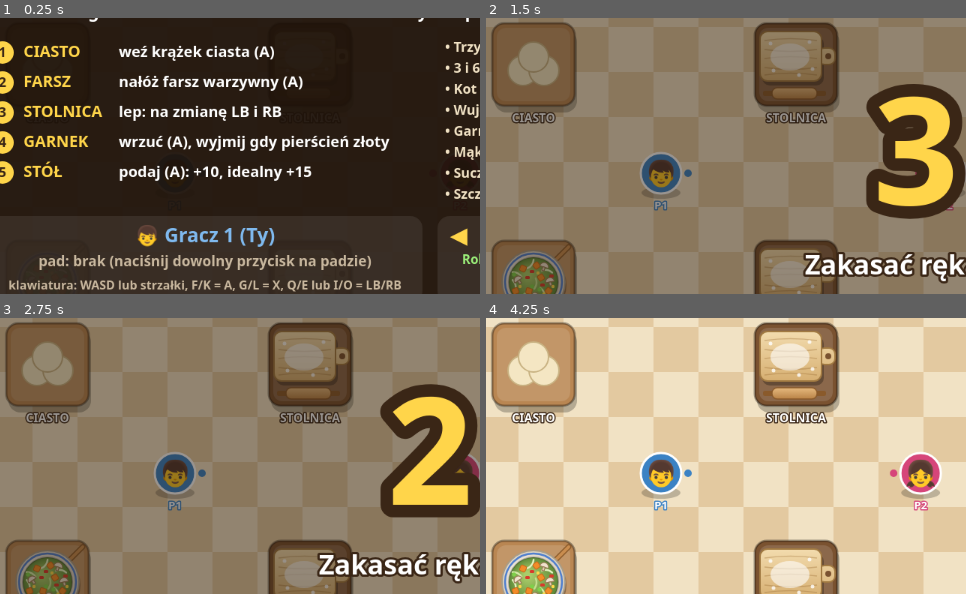
Above: before the commit, frames 1-4 (two rows, left to right).
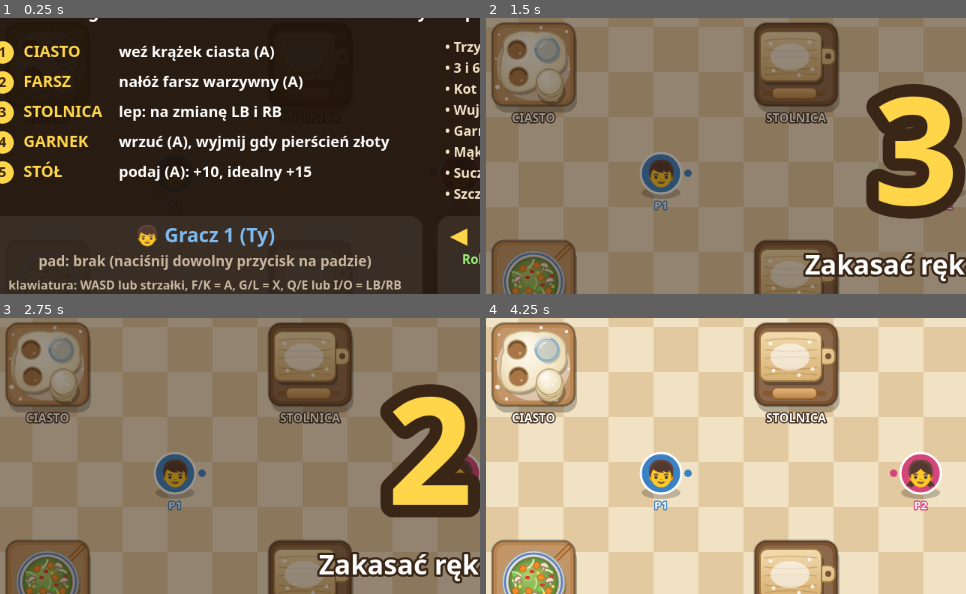
Above: after the commit, the same moments.

Repository: jab-jab-coder/game02
Game: browser game, page index.html
The game is run twice, just before and just after one commit, with the same random seed, the same clock (stepped at 60 frames per second) and the same inputs.
Inputs (mouse positions are % of the whole screen's width and height, from its top left):
- Up to frame 1 (0.25 s): no input
- Up to frame 2 (1.5 s): click (62, 89) at 0.27 s; type "Alex" at 0.27 s; click "▶" at 0.52 s; hold Right from 1.03 s (still down); tap F at 1.1 s
- Up to frame 3 (2.75 s): release Right at 1.53 s; hold Down 1.58-1.85 s; tap F at 1.6, 2.1, 2.6 s; hold Left 1.9-2.47 s; hold Up from 2.52 s (still down)
- Up to frame 4 (4.25 s): release Up at 2.82 s; hold Right 2.87-3.53 s; tap F at 3.1, 3.6, 4.1 s; hold Up 3.58-3.82 s; hold Left from 3.87 s (still down)
The pictures show only the part of the screen within x 5-55%, y 24-74%; the shares and areas given below are measured in that part.

The runs differ from the first frame. In frame 2, 2.1% of the frame differs, in the area x 1-18%, y 2-32%; in frame 3, 2.1%; in frame 4, 3.0%.

Commit message:
Redraw the dough station
Rolled-out sheet with cut-out holes, a glass cutter and a stack of
discs on a floured counter, matching the detail of the other stations.

Co-Authored-By: Claude Fable 5.2 <noreply@anthropic.com>

Diff:
--- a/index.html
+++ b/index.html
@@ -1588,12 +1588,7 @@
 
 function drawStations() {
   const t = S.t;
-  // ciasto
-  drawCounter(ST.dough, '#b98652');
-  ctx.fillStyle = '#f4e6c3'; ctx.strokeStyle = '#c9b383'; ctx.lineWidth = 2;
-  [[-14, 8], [14, 8], [0, -10]].forEach(([dx, dy]) => {
-    ctx.beginPath(); ctx.arc(ST.dough.x + dx, ST.dough.y + dy, 20, 0, Math.PI * 2); ctx.fill(); ctx.stroke();
-  });
+  drawDough();
   drawFarsz();
   for (const b of S.boards) drawBoard(b);
   drawPot();
@@ -1621,6 +1616,69 @@
     ctx.globalAlpha = 1;
   }
   txt('SZCZOTKI', RACK.x, y0 + 90, 16, '#fff', 'center', '#3a2616');
+}
+
+// stanowisko z ciastem: rozwałkowany płat z dziurami po wykrojonych krążkach, szklanka do wykrawania i stosik gotowych krążków
+function drawDough() {
+  const x = ST.dough.x, y = ST.dough.y;
+  drawCounter(ST.dough, '#b98652');
+  // mąka rozsypana na blacie
+  ctx.fillStyle = 'rgba(255,255,255,0.45)';
+  ctx.beginPath(); ctx.ellipse(x, y + 2, 49, 46, 0, 0, Math.PI * 2); ctx.fill();
+  ctx.fillStyle = 'rgba(255,255,255,0.8)';
+  [[-46, -40], [44, -44], [-48, 30], [47, 6], [-36, 46], [30, 47], [-50, -8], [10, -49]].forEach(([dx, dy], i) => {
+    ctx.beginPath(); ctx.arc(x + dx, y + dy, 1.6 + (i % 3) * 0.7, 0, Math.PI * 2); ctx.fill();
+  });
+  // płat ciasta o nierównym brzegu
+  const sheet = () => {
+    ctx.beginPath();
+    ctx.moveTo(x - 40, y - 22);
+    ctx.bezierCurveTo(x - 44, y - 44, x - 14, y - 47, x + 4, y - 43);
+    ctx.bezierCurveTo(x + 24, y - 47, x + 46, y - 38, x + 43, y - 14);
+    ctx.bezierCurveTo(x + 47, y + 4, x + 34, y + 12, x + 22, y + 16);
+    ctx.bezierCurveTo(x + 6, y + 26, x - 6, y + 40, x - 26, y + 36);
+    ctx.bezierCurveTo(x - 46, y + 34, x - 46, y + 10, x - 43, y - 4);
+    ctx.bezierCurveTo(x - 45, y - 12, x - 38, y - 16, x - 40, y - 22);
+    ctx.closePath();
+  };
+  ctx.save(); ctx.translate(2, 4); ctx.fillStyle = 'rgba(0,0,0,0.25)'; sheet(); ctx.fill(); ctx.restore();
+  const sg = ctx.createRadialGradient(x - 16, y - 22, 6, x, y - 4, 58);
+  sg.addColorStop(0, '#fffaf0'); sg.addColorStop(0.6, '#f3e6c6'); sg.addColorStop(1, '#e2cd9e');
+  ctx.fillStyle = sg; sheet(); ctx.fill();
+  ctx.strokeStyle = '#c5b185'; ctx.lineWidth = 2; ctx.stroke();
+  // dziury po wykrojonych krążkach: widać blat, górna krawędź rzuca cień
+  [[-22, -20], [-20, 16]].forEach(([dx, dy]) => {
+    ctx.fillStyle = '#a87646'; ctx.beginPath(); ctx.arc(x + dx, y + dy, 13, 0, Math.PI * 2); ctx.fill();
+    ctx.strokeStyle = '#c5b185'; ctx.lineWidth = 1.5; ctx.stroke();
+    ctx.strokeStyle = 'rgba(0,0,0,0.3)'; ctx.lineWidth = 3;
+    ctx.beginPath(); ctx.arc(x + dx, y + dy + 1, 11, Math.PI * 1.1, Math.PI * 1.9); ctx.stroke();
+    ctx.fillStyle = 'rgba(255,255,255,0.55)';
+    ctx.beginPath(); ctx.arc(x + dx + 4, y + dy + 5, 1.6, 0, Math.PI * 2); ctx.fill();
+  });
+  // szklanka wciśnięta w ciasto (widok z góry: szklany rant z odblaskiem)
+  const gx = x + 18, gy = y - 20;
+  ctx.fillStyle = 'rgba(0,0,0,0.16)'; ctx.beginPath(); ctx.arc(gx + 2, gy + 3, 16, 0, Math.PI * 2); ctx.fill();
+  ctx.fillStyle = 'rgba(190,225,240,0.28)'; ctx.beginPath(); ctx.arc(gx, gy, 15, 0, Math.PI * 2); ctx.fill();
+  ctx.strokeStyle = '#8fb3c6'; ctx.lineWidth = 3.5; ctx.beginPath(); ctx.arc(gx, gy, 15, 0, Math.PI * 2); ctx.stroke();
+  ctx.strokeStyle = '#eaf6fb'; ctx.lineWidth = 1.5; ctx.beginPath(); ctx.arc(gx, gy, 15.5, Math.PI * 1.05, Math.PI * 1.6); ctx.stroke();
+  ctx.strokeStyle = 'rgba(255,255,255,0.7)'; ctx.lineWidth = 2; ctx.lineCap = 'round';
+  ctx.beginPath(); ctx.arc(gx, gy, 9, Math.PI * 1.1, Math.PI * 1.45); ctx.stroke();
+  ctx.lineCap = 'butt';
+  // stosik wykrojonych krążków: każdy kolejny lekko przesunięty, żeby było widać grubość
+  [[22, 32], [20, 29], [23, 26], [21, 23]].forEach(([dx, dy], i, arr) => {
+    const cx = x + dx, cy = y + dy;
+    if (i === 0) { ctx.fillStyle = 'rgba(0,0,0,0.28)'; ctx.beginPath(); ctx.ellipse(cx + 2, cy + 5, 19, 17, 0, 0, Math.PI * 2); ctx.fill(); }
+    const dg = ctx.createRadialGradient(cx - 6, cy - 6, 2, cx, cy, 18);
+    dg.addColorStop(0, '#fffaf0'); dg.addColorStop(1, i === arr.length - 1 ? '#ecdcb4' : '#dcc898');
+    ctx.fillStyle = dg; ctx.strokeStyle = '#b9a372'; ctx.lineWidth = 1.5;
+    ctx.beginPath(); ctx.arc(cx, cy, 17, 0, Math.PI * 2); ctx.fill(); ctx.stroke();
+  });
+  // odblask i odrobina mąki na wierzchnim krążku
+  ctx.strokeStyle = 'rgba(255,255,255,0.8)'; ctx.lineWidth = 2; ctx.lineCap = 'round';
+  ctx.beginPath(); ctx.arc(x + 21, y + 23, 12, Math.PI * 1.1, Math.PI * 1.5); ctx.stroke();
+  ctx.lineCap = 'butt';
+  ctx.fillStyle = 'rgba(255,255,255,0.9)';
+  [[26, 27], [17, 30], [29, 20]].forEach(([dx, dy]) => { ctx.beginPath(); ctx.arc(x + dx, y + dy, 1.4, 0, Math.PI * 2); ctx.fill(); });
 }
 
 function drawFarsz() {
